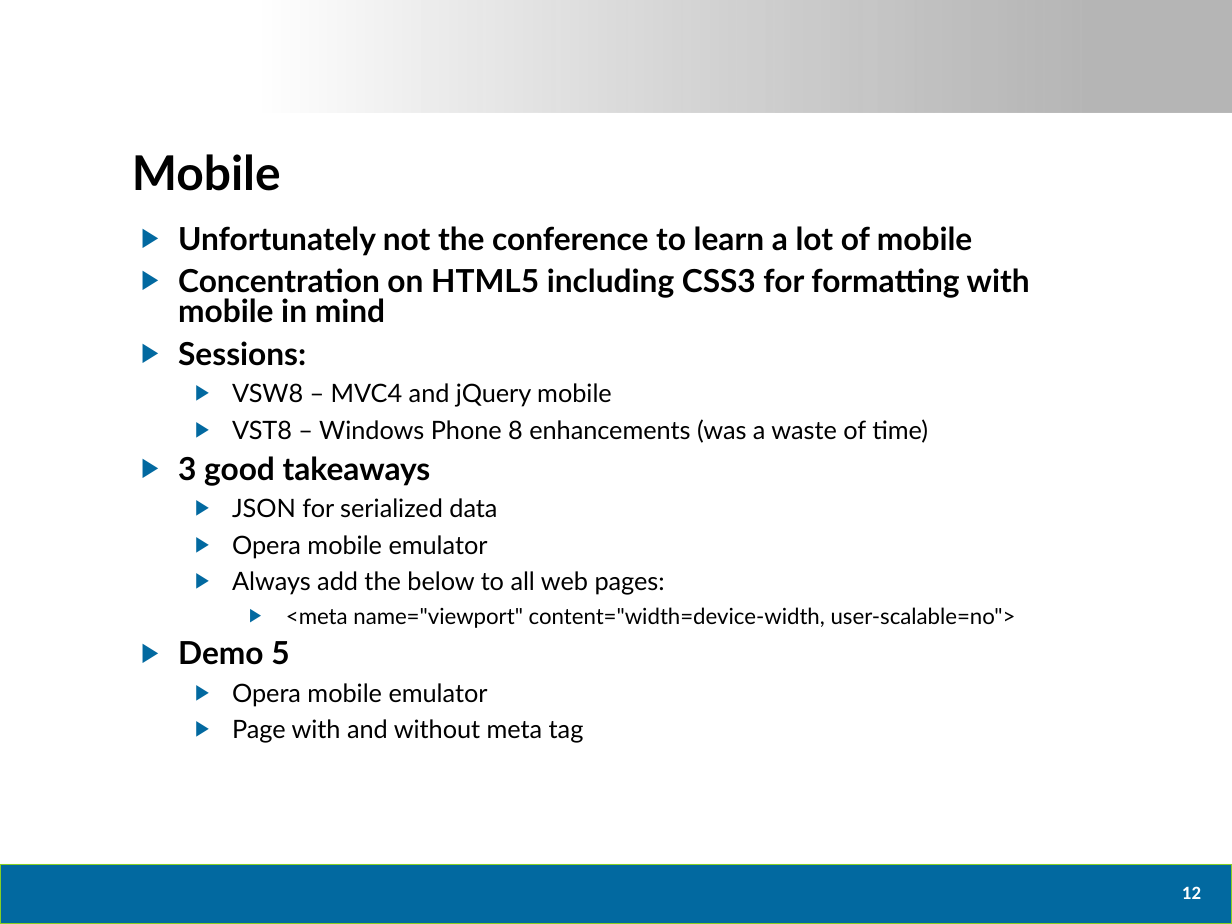
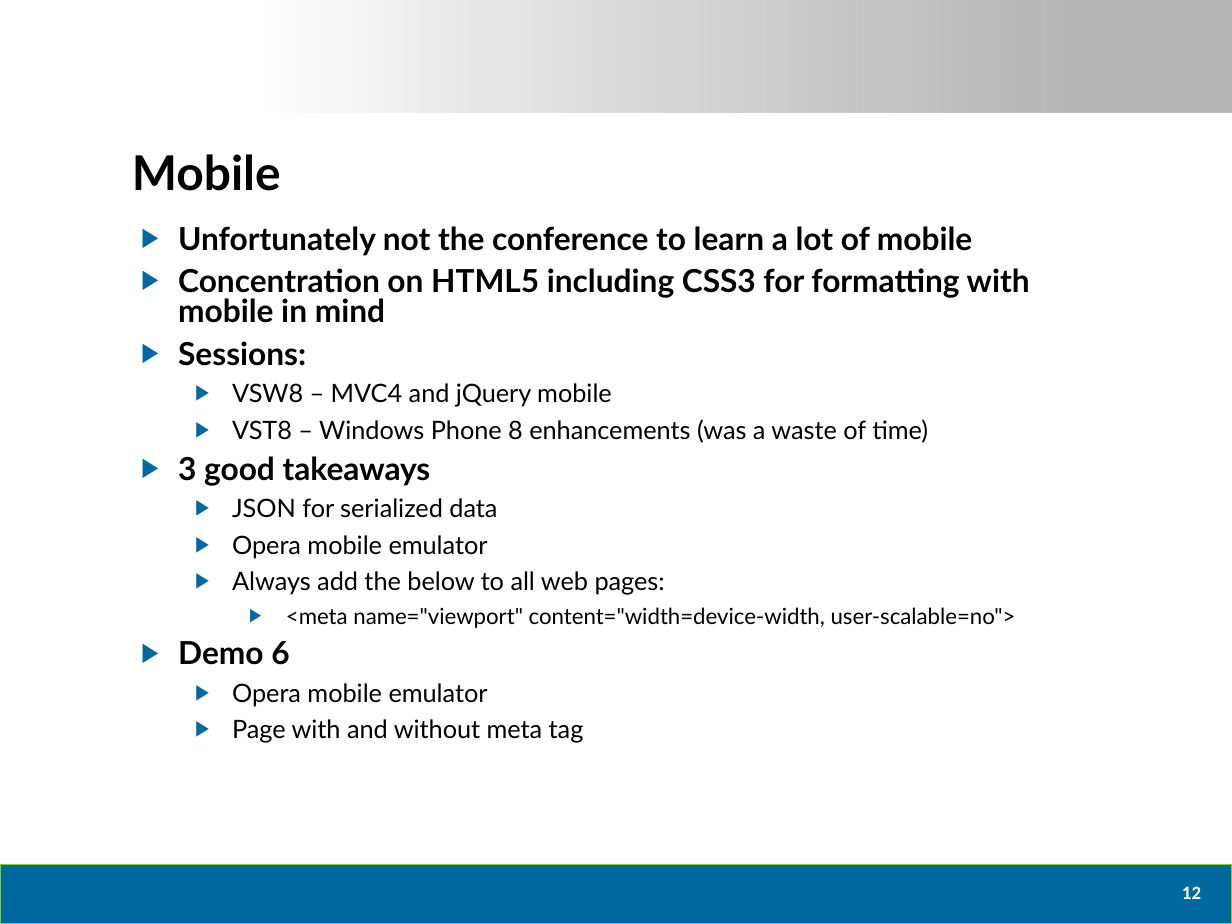
Before and after one commit to dtomyn/HTML5Demo1, a slide deck: slide 13 of Docs/2012 - Live360 Event Review (NEWER).pptx. Drawn at 1232x924 pixels with LibreOffice and Linux fonts; fonts in the diff are those of the drawing; background and template pictures are left out. Boxes give left, top, right and bottom in pixels: in the first picture for what was removed or moved away, otherwise in the second. Text is boxed around its words. In the diff, an @@ line names an element or a change of style, - is before the commit and + after.

Commit message:
updates to powerpoint... accirdentally had web.config that don't need. added links to other azure website for my signalr demo

```diff
--- a/Docs/2012 - Live360 Event Review (NEWER).pptx
+++ b/Docs/2012 - Live360 Event Review (NEWER).pptx
@@ text at (178,641,289,665): text changed @@
-▶ Demo 5
+▶ Demo 6
```
Also in this commit, not shown: 3 other slides changed, 4 other files.
